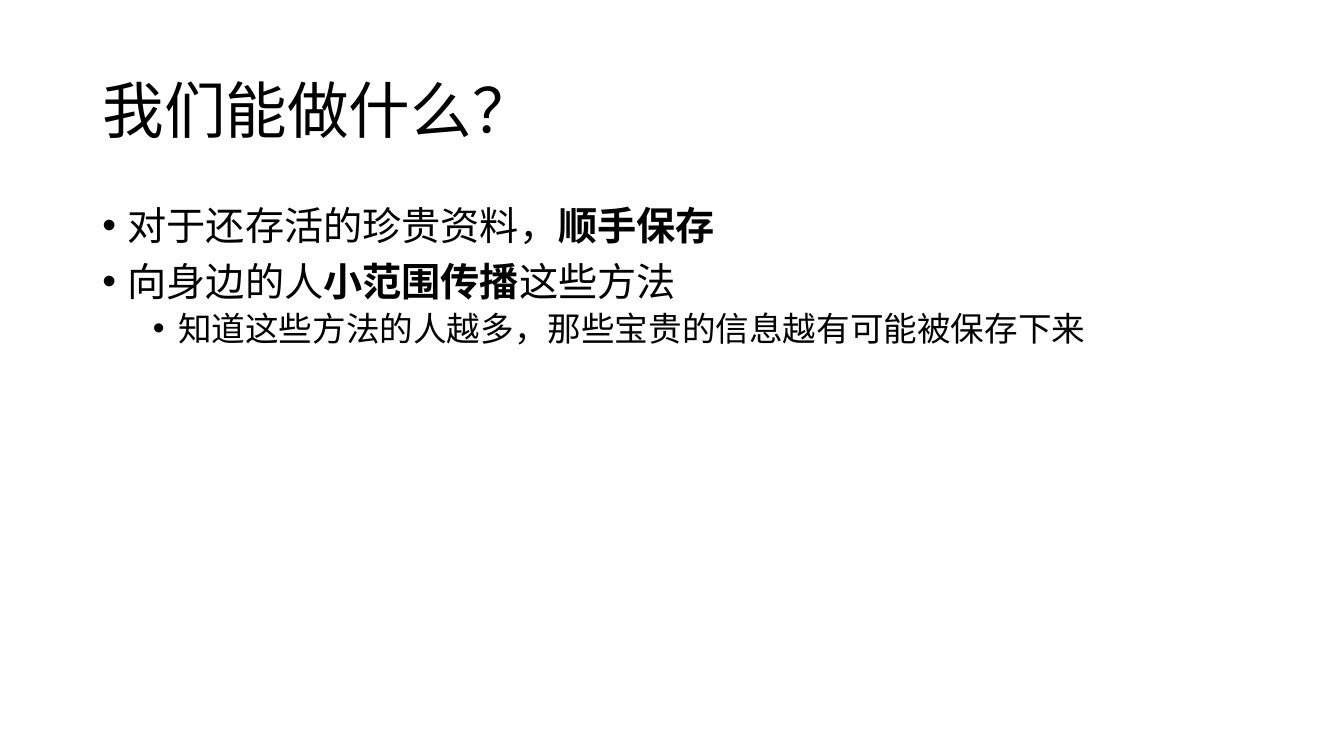
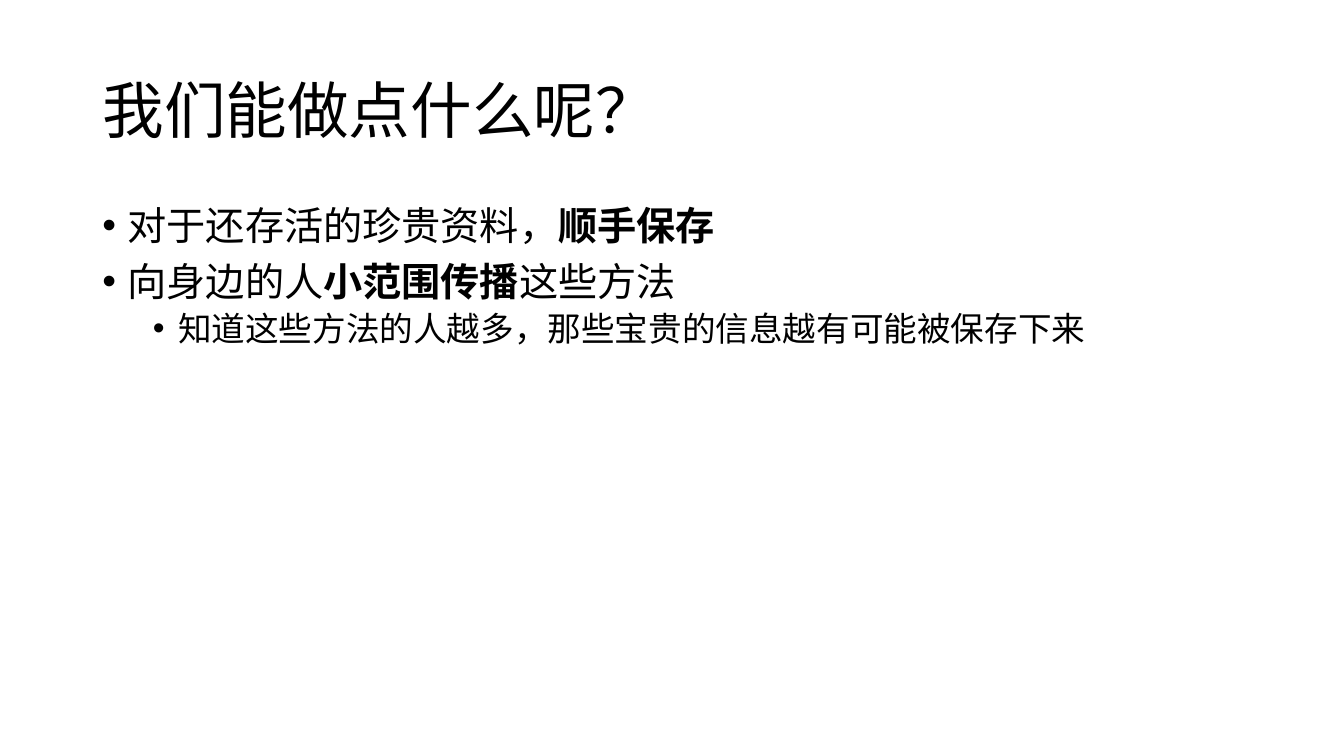
Before and after one commit to WangYihang/Presentations, a slide deck: slide 14 of 2022-04-01 404 NOT FOUND/2022-04-01 404 NOT FOUND.pptx. Drawn at 1344x756 pixels with LibreOffice and Linux fonts; fonts in the diff are those of the drawing. Boxes give left, top, right and bottom in pixels: in the first picture for what was removed or moved away, otherwise in the second. Text is boxed around its words. In the diff, an @@ line names an element or a change of style, - is before the commit and + after.

Commit message:
fix(2022-04-01-404-NOT-FOUND): fix typo

```diff
--- a/2022-04-01 404 NOT FOUND/2022-04-01 404 NOT FOUND.pptx
+++ b/2022-04-01 404 NOT FOUND/2022-04-01 404 NOT FOUND.pptx
@@ title at box(102, 81, 656, 138): text changed @@
-我们能做什么？
+我们能做点什么呢？
```
Also in this commit, not shown: 1 other slide changed.
